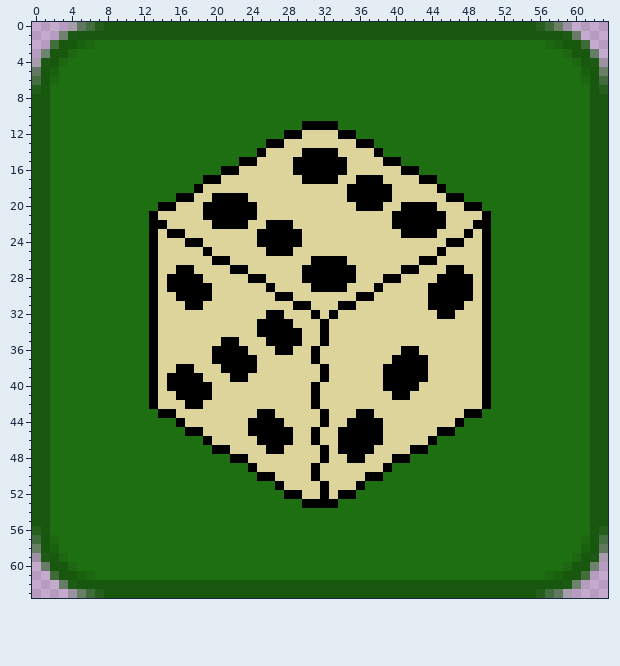
Edited in one commit: pixel-art sprite (icon192.png). That is the earlier state.
The file is 192x192 pixels, drawn in blocks of 3x3; one block is one cell here. Pixels under 10% opacity are left out. Colours within 5 levels of each other are drawn and written as one.
New version:
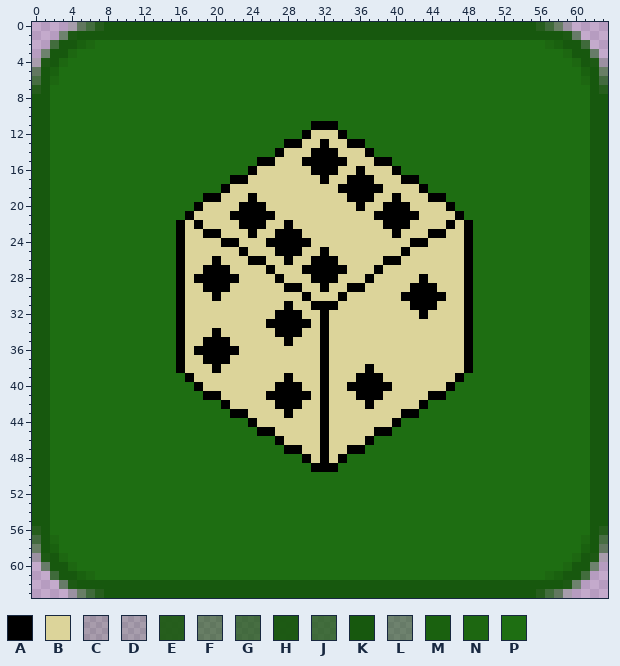
Palette (. is transparent): A #000000  B #dcd49a  C #1855092a  D #125c072a  E #17570de9  F #18580c89  G #18570eb9  H #18570ef7  J #17590dbf  K #17580e  L #16590e7e  M #1a610f  N #1d6711  P #1e6e12
Message: add swapping between tools, update icon
The exact change:
y 11: x 30 A -> P
y 12: x 28..30 AAB -> PPA; x 35 A -> P
y 13: x 26..29 AABB -> PPAA; x 32 B -> A; x 35 B -> A; x 37 A -> P
y 14: x 25..27 ABB -> PPA; x 30 A -> B; x 37..38 BA -> AP
y 15: x 23..26 AABB -> PPAA; x 29 A -> B; x 38 B -> A; x 40 A -> P
y 16: x 21..24 AABB -> PPPA; x 29..30 AA -> BB; x 34 A -> B; x 36 B -> A; x 40..42 BAA -> APP
y 17: x 19..23 AABBB -> PPPAA; x 30..31 AA -> BB; x 33 A -> B; x 35 B -> A; x 38 A -> B; x 41..44 BBAA -> AAPP
y 18: x 18..21 ABBB -> PPPA; x 34 B -> A; x 39 A -> B; x 43..45 BBA -> APP
y 19: x 16..19 AABB -> PPPA; x 21..24 AAAB -> BBBA; x 38..40 AAB -> BBA; x 44..47 BBAA -> AAPP
y 20: x 14..22 AABBBAAAA -> PPPPABBBB; x 25 B -> A; x 37..40 AABB -> BBAA; x 42..44 AAA -> BBB; x 46..49 BBAA -> APPP
y 21: x 13..17 ABBBB -> PPPPA; x 19..21 AAA -> BBB; x 25..26 BB -> AA; x 38..39 BB -> AA; x 43..45 AAA -> BBB; x 47..50 BBBA -> APPP
y 22: x 13..16 AABB -> PPPA; x 18 B -> A; x 20..22 AAA -> BBB; x 24..27 BBAA -> AABB; x 39 B -> A; x 42..46 AAAAB -> BBBBA; x 48..50 BAA -> APP
y 23: x 13..15 ABA -> PPP; x 19..20 BB -> AA; x 24..26 BAA -> ABB; x 40..43 BAAA -> ABBB; x 45 B -> A; x 49..50 BA -> PP
y 24: x 13..18 ABBBAA -> PPPABB; x 21..22 BB -> AA; x 25 A -> B; x 30 B -> A; x 42..43 BB -> AA; x 46..50 AABBA -> BBAPP
y 25: x 13..16 ABBB -> PPPA; x 19 A -> B; x 23 B -> A; x 26 A -> B; x 29 B -> A; x 32 B -> A; x 41 B -> A; x 45 A -> B; x 48..50 BBA -> APP
y 26: x 13..16 ABBB -> PPPA; x 21 A -> B; x 24..25 BB -> AA; x 28 B -> A; x 34 A -> B; x 39..40 BB -> AA; x 43..44 AA -> BB; x 48..50 BBA -> APP
y 27: x 13..15 ABB -> PPP; x 17 A -> B; x 19..23 BBBAA -> AAABB; x 26 B -> A; x 35 A -> B; x 38 B -> A; x 41..42 AA -> BB; x 46..50 AABBA -> BBAPP
y 28: x 13..15 ABA -> PPP; x 17 A -> B; x 19..22 BBBB -> AAAA; x 24..25 AA -> BB; x 27 B -> A; x 30 A -> B; x 34..35 AA -> BB; x 37 B -> A; x 39..40 AA -> BB; x 43 B -> A; x 45..47 AAA -> BBB; x 49..50 BA -> PP
y 29: x 13..15 ABA -> PPP; x 17..18 AA -> BB; x 20..21 BB -> AA; x 26 A -> B; x 28..29 BB -> AA; x 31 A -> B; x 33..36 AABB -> BBAA; x 38 A -> B; x 42..43 BB -> AA; x 45..47 AAA -> BBB; x 49..50 BA -> PP
y 30: x 13..15 ABB -> PPP; x 17..20 AAAB -> BBBA; x 27..28 AA -> BB; x 30 B -> A; x 34 B -> A; x 36..37 AA -> BB; x 41..43 BBB -> AAA; x 46..47 AA -> BB; x 49..50 BA -> PP
y 31: x 13..18 ABBBAA -> PPPABB; x 28..35 BAABBBAA -> ABBAAABB; x 42..43 BB -> AA; x 45..50 AAABBA -> BBBAPP
y 32: x 13..16 ABBB -> PPPA; x 26 A -> B; x 28..29 BB -> AA; x 31..33 ABA -> BAB; x 43 B -> A; x 45..46 AA -> BB; x 48..50 BBA -> APP
y 33: x 13..16 ABBB -> PPPA; x 25 A -> B; x 29..30 BB -> AA; x 48..50 BBA -> APP
y 34: x 13..16 ABBB -> PPPA; x 20 B -> A; x 25..26 AA -> BB; x 48..50 BBA -> APP
y 35: x 13..16 ABBB -> PPPA; x 19..20 BB -> AA; x 22 A -> B; x 26..27 AA -> BB; x 29 A -> B; x 48..50 BBA -> APP
y 36: x 13..16 ABBB -> PPPA; x 18..19 BB -> AA; x 23 A -> B; x 27..28 AA -> BB; x 31..32 AB -> BA; x 41..42 AA -> BB; x 48..50 BBA -> APP
y 37: x 13..16 ABBB -> PPPA; x 19 B -> A; x 22..24 AAA -> BBB; x 31..32 AB -> BA; x 40..43 AAAA -> BBBB; x 48..50 BBA -> APP
y 38: x 13..15 ABB -> PPP; x 17 A -> B; x 20..24 BAAAA -> ABBBB; x 37 B -> A; x 39..43 AAAAA -> BBBBB; x 48..50 BBA -> APP
y 39: x 13..16 ABAA -> PPPP; x 18 A -> B; x 22..23 AA -> BB; x 28 B -> A; x 36..43 BBBAAAAA -> AAABBBBB; x 47..50 BBBA -> APPP
y 40: x 13..17 ABAAA -> PPPPP; x 19 A -> B; x 27..29 BBB -> AAA; x 31..32 AB -> BA; x 35..38 BBBB -> AAAA; x 40..42 AAA -> BBB; x 46..50 BBBBA -> APPPP
y 41: x 13..18 ABBAAA -> PPPPPP; x 20 B -> A; x 26..32 BBBBBAB -> AAAAABA; x 36..38 BBB -> AAA; x 40..41 AA -> BB; x 44..50 BBBBBBA -> AAPPPPP
y 42: x 13..21 ABBBAABBB -> PPPPPPPPA; x 27..29 BBB -> AAA; x 31..32 AB -> BA; x 37 B -> A; x 43..50 BBBBBBBA -> APPPPPPP
y 43: x 14..23 AABBBBBBBB -> PPPPPPPPAA; x 25..26 AA -> BB; x 28 B -> A; x 36..37 AA -> BB; x 41..49 BBBBBBBAA -> AAPPPPPPP
y 44: x 16..23 ABBBBBBB -> PPPPPPPP; x 25..27 AAA -> BBB; x 35..38 AAAA -> BBBB; x 40..47 BBBBBBBA -> APPPPPPP
y 45: x 17..24 AABBBBBA -> PPPPPPPP; x 27..28 AA -> BB; x 31..32 AB -> BA; x 34..37 AAAA -> BBBB; x 39..46 BBBBBBAA -> APPPPPPP
y 46: x 19..26 ABBBBBAA -> PPPPPPPP; x 28 A -> B; x 31..32 AB -> BA; x 34..36 AAA -> BBB; x 38..44 ABBBBBA -> PPPPPPP
y 47: x 20..29 AABBBBAABB -> PPPPPPPPAA; x 34 A -> B; x 37..43 ABBBBAA -> PPPPPPP
y 48: x 22..30 AABBBBBBB -> PPPPPPPPA; x 34..41 BAABBBAA -> APPPPPPP
y 49: x 24..30 ABBBBBB -> PPPPPPP; x 32..39 BBBBBBBA -> AAPPPPPP
y 50: x 25..38 AABBBBABBBBBAA -> PPPPPPPPPPPPPP
y 51: x 27..36 ABBBBABBBA -> PPPPPPPPPP
y 52: x 28..35 AABBABAA -> PPPPPPPP
y 53: x 30..33 AAAA -> PPPP
